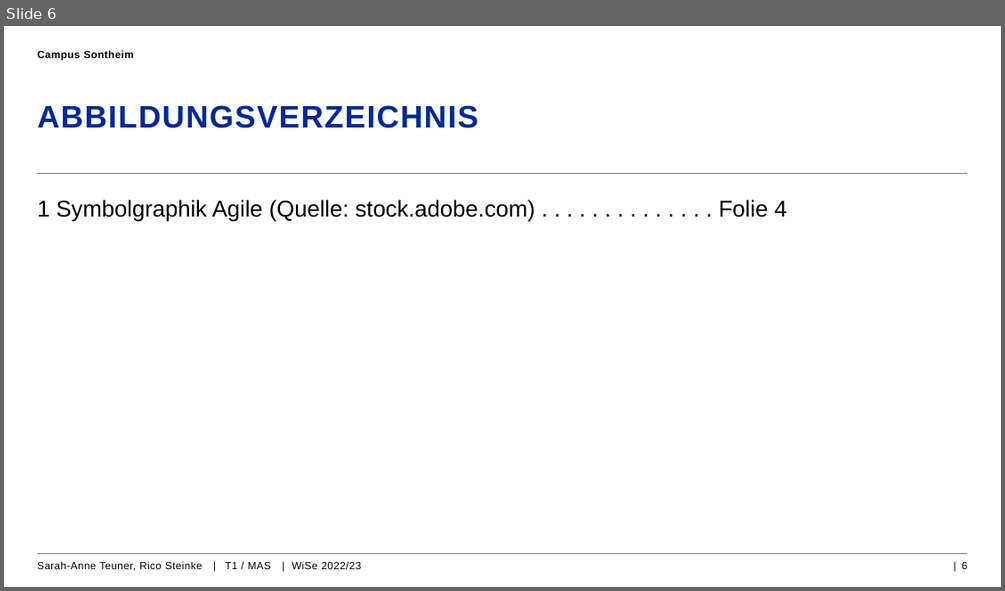
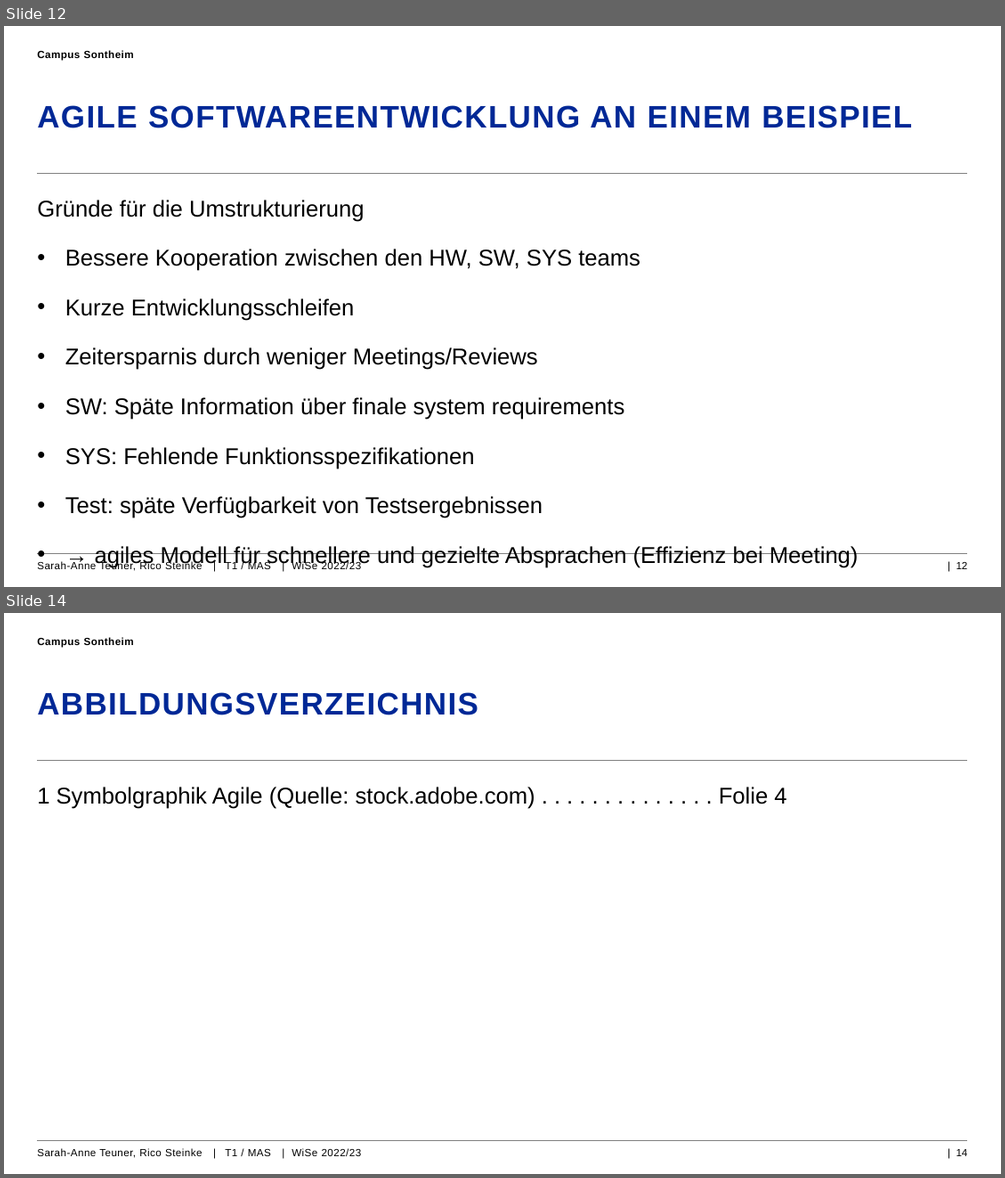
Before and after one commit to rico227/pgpe, a slide deck: Agile_Softwareentwicklung_Automotive_PGPE.pptx. Shown one above the other, each under a label of ours: slide 6 before the commit, slides 12 and 14 after it; the slides between them are not shown. The pictures are 1005x591 and 1005x1178 pixels, drawn with LibreOffice and Linux fonts; fonts in the diff are those of the drawing; background and template pictures are left out. Boxes give left, top, right and bottom in pixels: in the first picture for what was removed or moved away, otherwise in the second. Text is boxed around its words. In the diff, an @@ line names an element or a change of style, - is before the commit and + after.

```diff
--- a/Agile_Softwareentwicklung_Automotive_PGPE.pptx
+++ b/Agile_Softwareentwicklung_Automotive_PGPE.pptx
@@ slide 12 added at <box>4,26,1001,587</box>, background #FFFFFF; not listed: 2 template elements that a slide beside it also shows @@
@@ text added at <box>37,50,134,61</box>, 10 pt, text #000000, bold @@
+Campus Sontheim
@@ title added at <box>37,105,912,128</box>, 30 pt, text #002896, bold @@
+AGILE SOFTWAREENTWICKLUNG AN EINEM BEISPIEL
@@ text added at <box>37,200,858,568</box>, 22 pt, text #000000 @@
+Gründe für die Umstrukturierung
+• Bessere Kooperation zwischen den HW, SW, SYS teams
+• Kurze Entwicklungsschleifen
+• Zeitersparnis durch weniger Meetings/Reviews
+• SW: Späte Information über finale system requirements
+• SYS: Fehlende Funktionsspezifikationen
+• Test: späte Verfügbarkeit von Testsergebnissen
+• → agiles Modell für schnellere und gezielte Absprachen (Effizienz bei Meeting)
@@ text added at <box>37,561,362,571</box>, 10 pt, text #000000 @@
+Sarah-Anne Teuner, Rico Steinke | T1 / MAS | WiSe 2022/23
@@ page number added at <box>956,562,968,569</box>, 10 pt, text #000000 @@
+| 12
@@ what was slide 6 is now slide 14 @@
@@ page number at <box>956,1149,968,1156</box>: text changed @@
-| 6
+| 14
```
Also in this commit, not shown: 1 slide changed, 9 other slides added, 4 other files.
